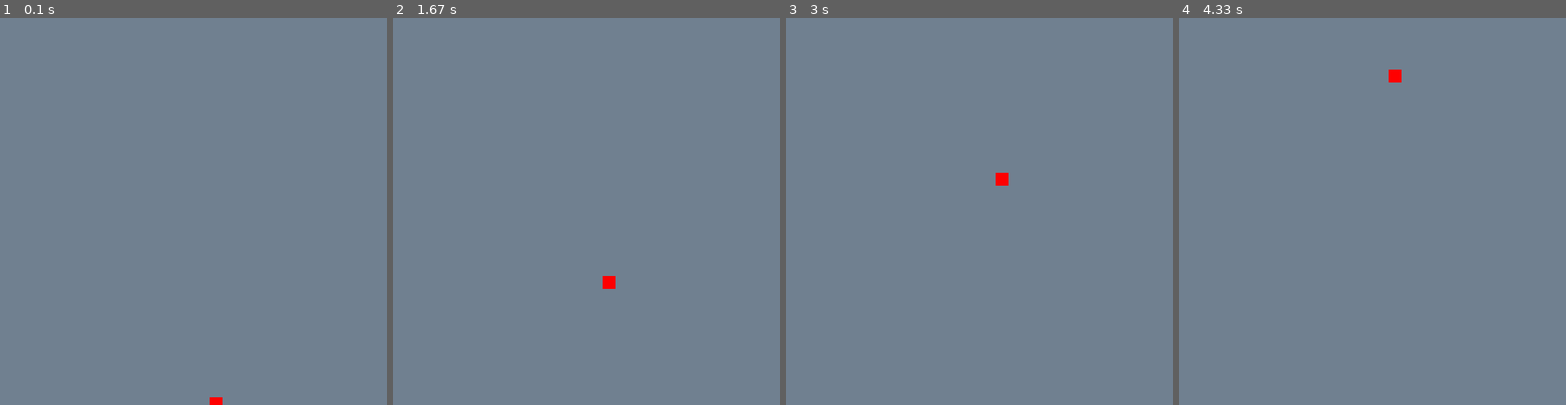
Above: before the commit, frames 1-4 (left to right).
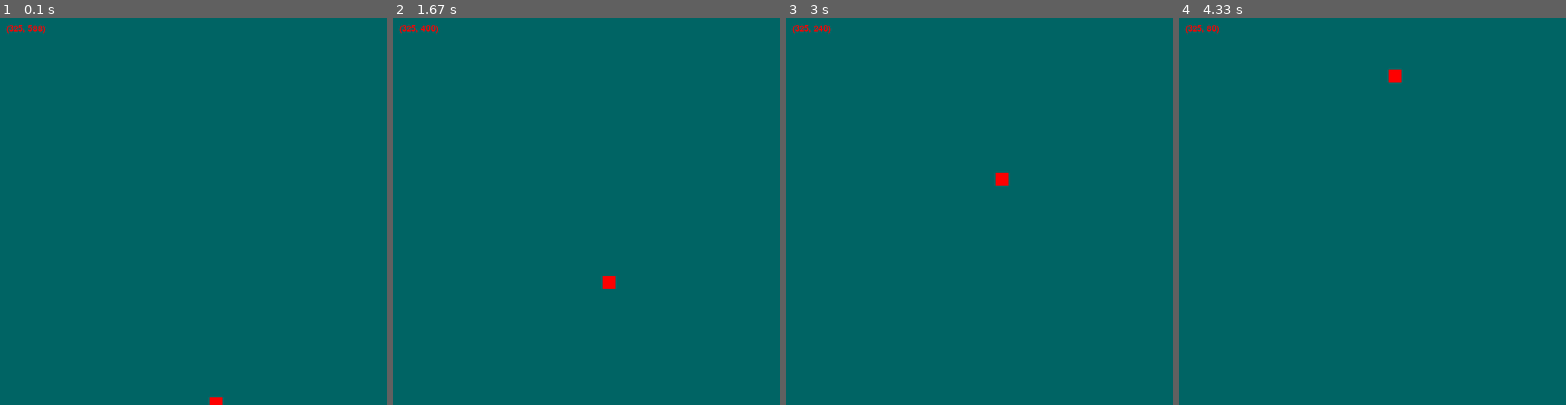
Above: after the commit, the same moments.

Repository: willluer/intersectionSimulation
Game: pygame game, started from pygame_example.py
Same seed, same stepped clock (60 frames per second), same inputs: the game is played once before the commit and once after it.
Inputs:
- Up to frame 1 (0.1 s): no input
- Up to frame 2 (1.67 s): no input
- Up to frame 3 (3 s): no input
- Up to frame 4 (4.33 s): no input

The runs differ from the first frame. In frame 1, 100% of the frame differs, in the area x 0-100%, y 0-100%; in frame 2, 100%; in frame 3, 100%; in frame 4, 100%.

Commit message:
Added position display

Diff:
--- a/pygame_example.py
+++ b/pygame_example.py
@@ -9,12 +9,14 @@
 h = 600
 laneW = 50
 
+car_pos = []
+
 
 def debug_text(main_surface, text_list):
     main_surface.fill((0, 100, 100))
-    for x in range(0, len(text_list)):
+    for i in range(0, len(text_list)):
         main_surface.blit(font.render(
-            str(text_list[x]), True, (0, 255, 0)), (10, 10 + (10 * x)))
+            str(text_list[i]), True, (255, 0, 0)), (10, 10 + (10 * i)))
 
 
 class Car(pg.sprite.Sprite):
@@ -71,6 +73,7 @@
         self.clock = pg.time.Clock()
 
     def event_loop(self):
+        global car_pos
         car_pos = []
         removed = []
         for car in self.cars:
@@ -81,7 +84,6 @@
         for car in removed:
             self.cars.remove(car)
             Car(Direction.South, self.cars)
-        debug_text(self.screen, car_pos)
         for event in pg.event.get():
             if event.type == pg.QUIT:
                 self.done = True
@@ -103,6 +105,7 @@
 
     def draw(self):
         self.screen.fill(BACKGROUND_COLOR)
+        debug_text(self.screen, car_pos)
         self.cars.draw(self.screen)
 
     def run(self):
@@ -116,7 +119,7 @@
 
 if __name__ == '__main__':
     pg.init()
-    font = pg.font.Font(None, 32)
+    font = pg.font.Font(None, 20)
     game = Game()
     game.run()
 
